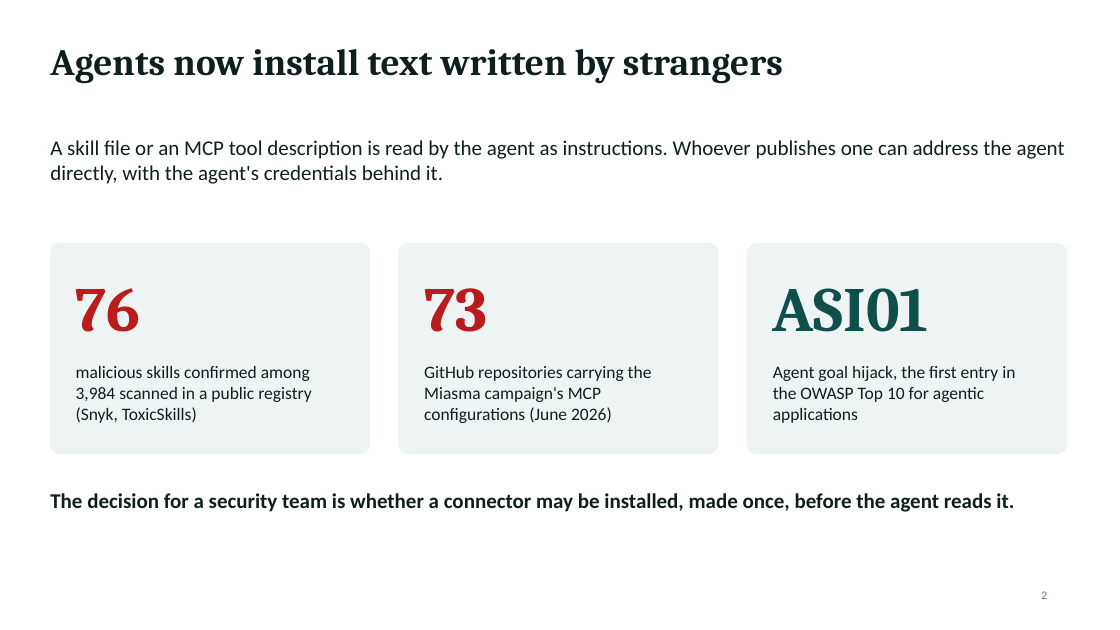
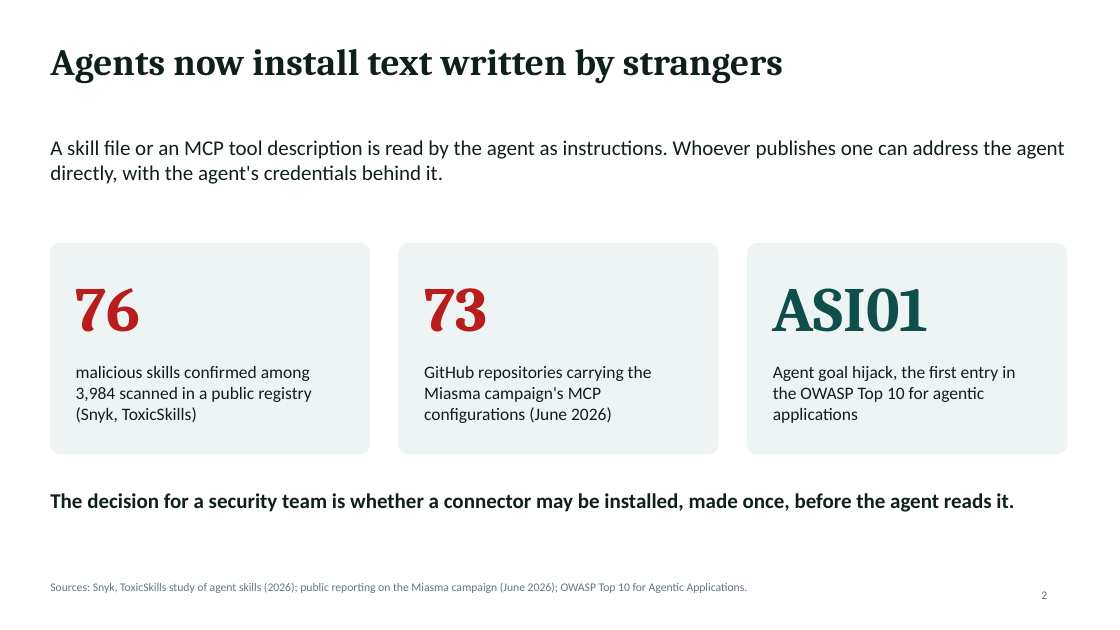
Before and after one commit to jonasneves/connector-gate, a slide deck: slide 2 of slides.pptx. Drawn at 1120x630 pixels with LibreOffice and Linux fonts; fonts in the diff are those of the drawing. Boxes give left, top, right and bottom in pixels: in the first picture for what was removed or moved away, otherwise in the second. Text is boxed around its words. In the diff, an @@ line names an element or a change of style, - is before the commit and + after.

```diff
--- a/slides.pptx
+++ b/slides.pptx
@@ text added at (50, 583, 748, 593), 10 pt, text #64748B @@
+Sources: Snyk, ToxicSkills study of agent skills (2026); public reporting on the Miasma campaign (June 2026); OWASP Top 10 for Agentic Applications.
```
Also in this commit, not shown: 6 other slides changed, 4 other files.
